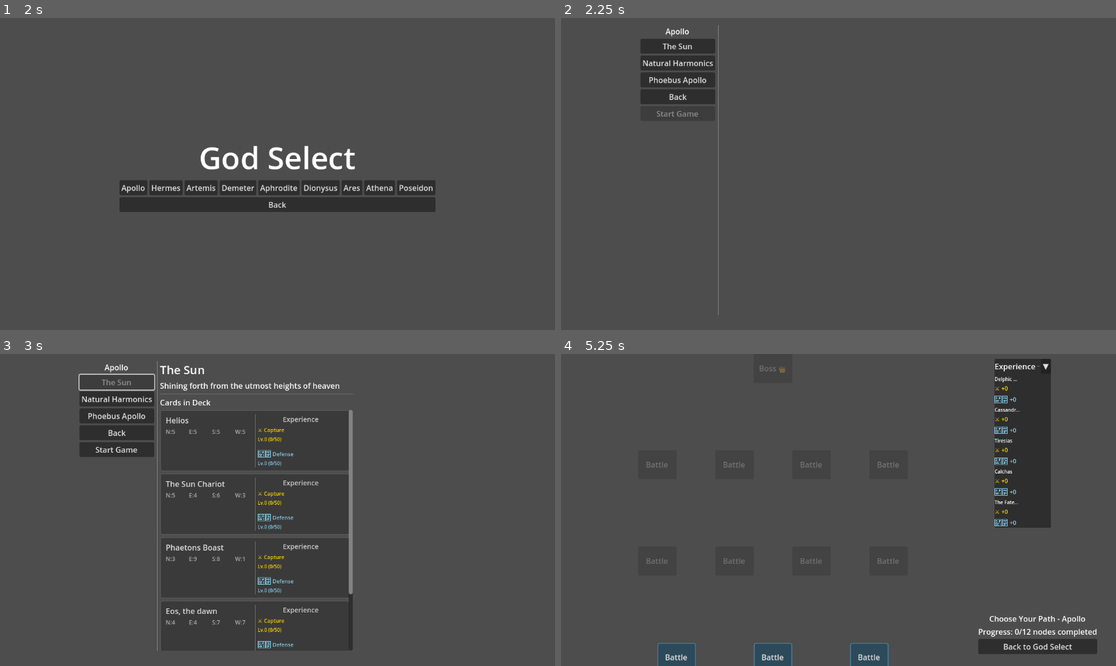
Above: before the commit, frames 1-4 (two rows, left to right).
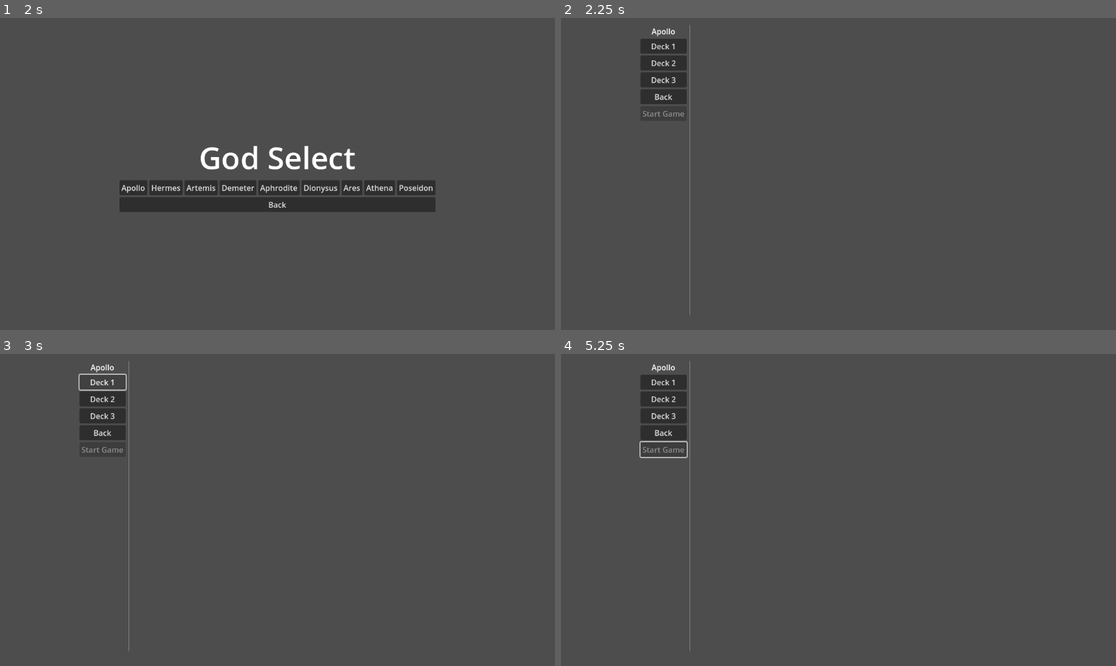
Above: after the commit, the same moments.

Repository: leslieharding/Mnemosyne
Game: Godot game, scene res://Scenes/MainMenu.tscn
The game is run twice, just before and just after one commit, with the same random seed, the same clock (stepped at 60 frames per second) and the same inputs.
Inputs (mouse positions are in pixels of both pictures, inside the frame that each line leads up to):
- Up to frame 1 (2 s): click "New Game" at 0.5 s; click "New Game" at 1.25 s
- Up to frame 2 (2.25 s): click "Apollo" at 2 s
- Up to frame 3 (3 s): click "The Sun" (after the commit: "Deck 1") at 2.75 s
- Up to frame 4 (5.25 s): click "Natural Harmonics" (after the commit: "Deck 2") at 3.5 s; click "Phoebus Apollo" (after the commit: "Deck 3") at 4.25 s; click (677, 450) at 5 s, where only the run before the commit has a clickable "Start Game"

Frame 1 is identical in both runs. In frame 2, 1.6% of the frame differs, in the area x 14-29%, y 2-96%; in frame 3, 4.1%; in frame 4, 10%, in the area x 14-97%, y 1-100%.
Error after the commit: Parse Error: Function "has_node()" not found in base self. (res://Resources/deck_definition.gd:22)

Commit message:
deck unlock conditions start

Diff:
--- a/Resources/deck_definition.gd
+++ b/Resources/deck_definition.gd
@@ -6,3 +6,84 @@
 @export var deck_description: String
 # Store indices into the cards array instead of references
 @export var card_indices: Array[int]  # 5 indices pointing to cards in the god's card collection
+
+# Unlock conditions
+@export var is_starter_deck: bool = false  # If true, always unlocked
+@export var required_capture_exp: int = 0  # Total capture exp needed to unlock
+@export var required_defense_exp: int = 0  # Total defense exp needed to unlock
+
+# Check if this deck is unlocked for a specific god
+func is_unlocked(god_name: String) -> bool:
+	# Starter decks are always unlocked
+	if is_starter_deck:
+		return true
+
+	# Check experience requirements
+	if has_node("/root/GlobalProgressTrackerAutoload"):
+		var progress_tracker = get_node("/root/GlobalProgressTrackerAutoload")
+		var god_progress = progress_tracker.get_god_progress(god_name)
+
+		# Calculate total experience across all cards for this god
+		var total_capture_exp = 0
+		var total_defense_exp = 0
+
+		for card_index in god_progress:
+			var card_exp = god_progress[card_index]
+			total_capture_exp += card_exp.get("capture_exp", 0)
+			total_defense_exp += card_exp.get("defense_exp", 0)
+
+		# Check if requirements are met
+		var capture_met = required_capture_exp == 0 or total_capture_exp >= required_capture_exp
+		var defense_met = required_defense_exp == 0 or total_defense_exp >= required_defense_exp
+
+		return capture_met and defense_met
+
+	# If no progress tracker, assume unlocked (fallback)
+	return true
+
+# Get unlock status description for UI
+func get_unlock_description(god_name: String) -> String:
+	if is_starter_deck:
+		return "Starter Deck - Always Available"
+
+	if is_unlocked(god_name):
+		return "Unlocked"
+
+	# Build requirements string
+	var requirements: Array[String] = []
+
+	if required_capture_exp > 0:
+		var current_capture = get_current_capture_exp(god_name)
+		requirements.append("Capture XP: " + str(current_capture) + "/" + str(required_capture_exp))
+
+	if required_defense_exp > 0:
+		var current_defense = get_current_defense_exp(god_name)
+		requirements.append("Defense XP: " + str(current_defense) + "/" + str(required_defense_exp))
+
+	return "Requires: " + " & ".join(requirements)
+
+# Helper to get current capture experience
+func get_current_capture_exp(god_name: String) -> int:
+	if has_node("/root/GlobalProgressTrackerAutoload"):
+		var progress_tracker = get_node("/root/GlobalProgressTrackerAutoload")
+		var god_progress = progress_tracker.get_god_progress(god_name)
+
+		var total = 0
+		for card_index in god_progress:
+			var card_exp = god_progress[card_index]
+			total += card_exp.get("capture_exp", 0)
+		return total
+	return 0
+
+# Helper to get current defense experience
+func get_current_defense_exp(god_name: String) -> int:
+	if has_node("/root/GlobalProgressTrackerAutoload"):
+		var progress_tracker = get_node("/root/GlobalProgressTrackerAutoload")
+		var god_progress = progress_tracker.get_god_progress(god_name)
+
+		var total = 0
+		for card_index in god_progress:
+			var card_exp = god_progress[card_index]
+			total += card_exp.get("defense_exp", 0)
+		return total
+	return 0
--- a/Scripts/apollo.gd
+++ b/Scripts/apollo.gd
@@ -14,21 +14,99 @@
 @onready var selected_deck_description = $MainContainer/RightPanel/DeckTitleContainer/SelectedDeckDescription
 @onready var card_container = $MainContainer/RightPanel/ScrollContainer/CardContainer
 
+# Tooltip for locked decks
+var tooltip_label: Label
+
 func _ready():
 	# Load the Apollo card collection
 	apollo_collection = load("res://Resources/Collections/apollo.tres")
 
-	# Update the deck button labels with actual deck names
+	# Create tooltip
+	create_tooltip()
+
+	# Update the deck button labels and unlock states
 	if apollo_collection:
-		deck1_button.text = apollo_collection.decks[0].deck_name
-		deck2_button.text = apollo_collection.decks[1].deck_name
-		deck3_button.text = apollo_collection.decks[2].deck_name
+		setup_deck_buttons()
 
 	# The StartGameButton should start disabled until a deck is selected
 	start_game_button.disabled = true
 
 	# Right panel starts hidden
 	right_panel.visible = false
+
+# Create tooltip for showing unlock conditions
+func create_tooltip():
+	tooltip_label = Label.new()
+	tooltip_label.add_theme_color_override("font_color", Color.WHITE)
+	tooltip_label.add_theme_font_size_override("font_size", 12)
+	tooltip_label.z_index = 1000
+	tooltip_label.visible = false
+
+	# Create background for tooltip
+	var tooltip_bg = PanelContainer.new()
+	var style = StyleBoxFlat.new()
+	style.bg_color = Color(0.1, 0.1, 0.1, 0.9)
+	style.border_color = Color.WHITE
+	style.border_width_left = 1
+	style.border_width_top = 1
+	style.border_width_right = 1
+	style.border_width_bottom = 1
+	style.corner_radius_top_left = 4
+	style.corner_radius_top_right = 4
+	style.corner_radius_bottom_left = 4
+	style.corner_radius_bottom_right = 4
+	tooltip_bg.add_theme_stylebox_override("panel", style)
+
+	tooltip_bg.add_child(tooltip_label)
+	add_child(tooltip_bg)
+	tooltip_bg.visible = false
+	tooltip_bg.name = "TooltipContainer"
+
+# Set up deck buttons with unlock conditions
+func setup_deck_buttons():
+	var deck_buttons = [deck1_button, deck2_button, deck3_button]
+
+	for i in range(apollo_collection.decks.size()):
+		var deck_def = apollo_collection.decks[i]
+		var button = deck_buttons[i]
+		var is_unlocked = deck_def.is_unlocked("Apollo")
+
+		# Set button text
+		button.text = deck_def.deck_name
+
+		# Style button based on unlock status
+		if not is_unlocked:
+			# Gray out locked deck
+			button.modulate = Color(0.6, 0.6, 0.6)
+			button.disabled = false  # Keep enabled for tooltip
+
+			# Connect mouse events for tooltip
+			button.mouse_entered.connect(_on_deck_button_hover_start.bind(i))
+			button.mouse_exited.connect(_on_deck_button_hover_end)
+		else:
+			# Normal appearance for unlocked decks
+			button.modulate = Color.WHITE
+			button.disabled = false
+
+# Show tooltip on locked deck hover
+func _on_deck_button_hover_start(deck_index: int):
+	var deck_def = apollo_collection.decks[deck_index]
+
+	if not deck_def.is_unlocked("Apollo"):
+		var unlock_desc = deck_def.get_unlock_description("Apollo")
+		tooltip_label.text = unlock_desc
+
+		var tooltip_container = get_node("TooltipContainer")
+		tooltip_container.visible = true
+
+		# Position tooltip near mouse
+		var mouse_pos = get_global_mouse_position()
+		tooltip_container.global_position = mouse_pos + Vector2(10, -30)
+
+# Hide tooltip
+func _on_deck_button_hover_end():
+	var tooltip_container = get_node("TooltipContainer")
+	tooltip_container.visible = false
 
 # Back button
 func _on_button_pressed() -> void:
@@ -62,18 +140,26 @@
 
 # Helper function to handle deck selection
 func select_deck(index: int) -> void:
+	var deck_def = apollo_collection.decks[index]
+
+	# Check if deck is unlocked
+	if not deck_def.is_unlocked("Apollo"):
+		print("Deck is locked: ", deck_def.deck_name)
+		return
+
 	selected_deck_index = index
 
-	# Reset all buttons to normal appearance
-	deck1_button.disabled = false
-	deck2_button.disabled = false
-	deck3_button.disabled = false
+	# Reset all buttons to normal appearance (only for unlocked decks)
+	for i in range(apollo_collection.decks.size()):
+		var button = [deck1_button, deck2_button, deck3_button][i]
+		var deck = apollo_collection.decks[i]
+		if deck.is_unlocked("Apollo"):
+			button.disabled = false
+			button.modulate = Color.WHITE
 
 	# Disable the selected button to show which is selected
-	match index:
-		0: deck1_button.disabled = true
-		1: deck2_button.disabled = true
-		2: deck3_button.disabled = true
+	var selected_button = [deck1_button, deck2_button, deck3_button][index]
+	selected_button.disabled = true
 
 	# Enable the start button now that a deck is selected
 	start_game_button.disabled = false
